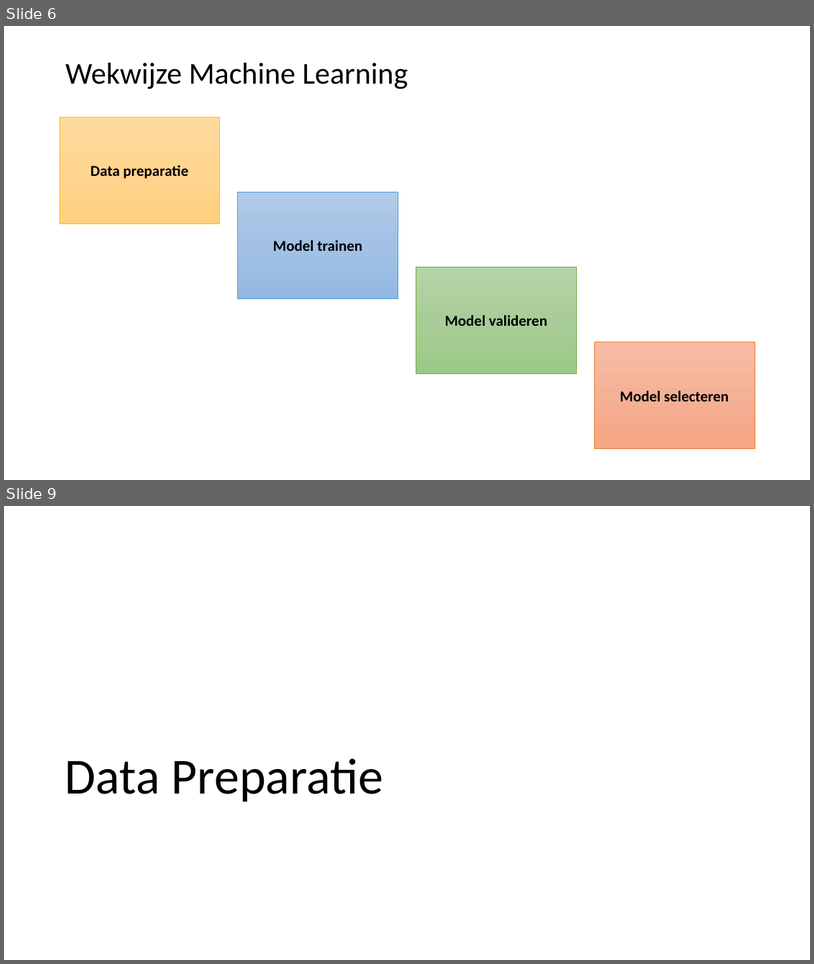
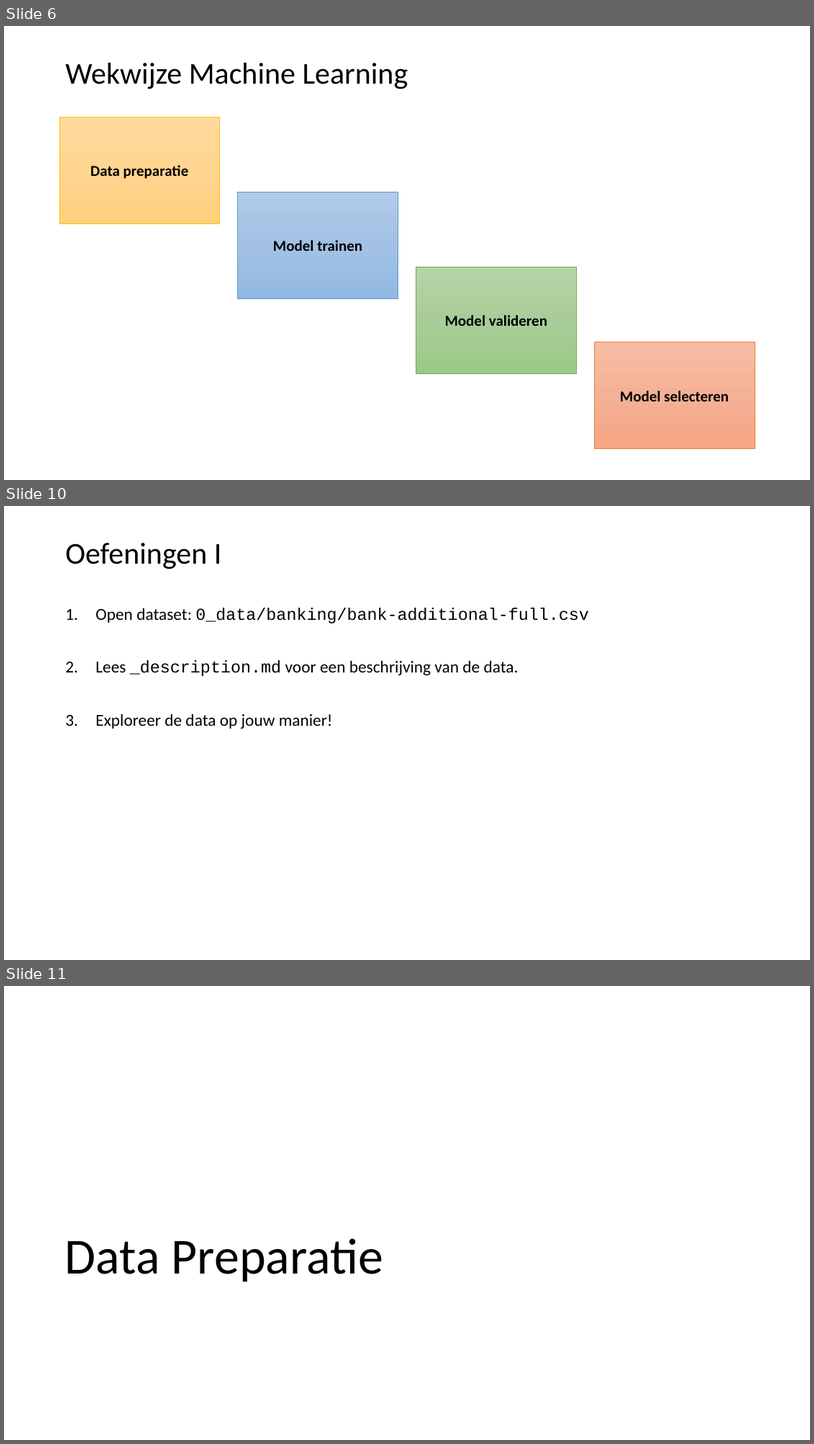
Before and after one commit to LFKoning/knowledge-sharing, a slide deck: python_trainees/4_scikit_learn/python_traineeship_4.pptx. Shown one above the other, each under a label of ours: slides 6 and 9 before the commit, slides 6, 10 and 11 after it; the slides between them are not shown. The pictures are 814x964 and 814x1444 pixels, drawn with LibreOffice and Linux fonts; fonts in the diff are those of the drawing. Boxes give left, top, right and bottom in pixels: in the first picture for what was removed or moved away, otherwise in the second. Text is boxed around its words. In the diff, an @@ line names an element or a change of style, - is before the commit and + after.

```diff
--- a/python_trainees/4_scikit_learn/python_traineeship_4.pptx
+++ b/python_trainees/4_scikit_learn/python_traineeship_4.pptx
@@ slide 10 added at [4, 506, 810, 960], background #FFFFFF @@
@@ title added at [65, 543, 222, 569], 36 pt, text #000000 @@
+Oefeningen I
@@ text added at [95, 608, 589, 728], 20 pt, text #000000 @@
+1. Open dataset: 0_data/banking/bank-additional-full.csv
+2. Lees _description.md voor een beschrijving van de data.
+3. Exploreer de data op jouw manier!
@@ what was slide 9 is now slide 11 @@
```
Also in this commit, not shown: 3 slides changed, 6 other slides added, 7 other files.
